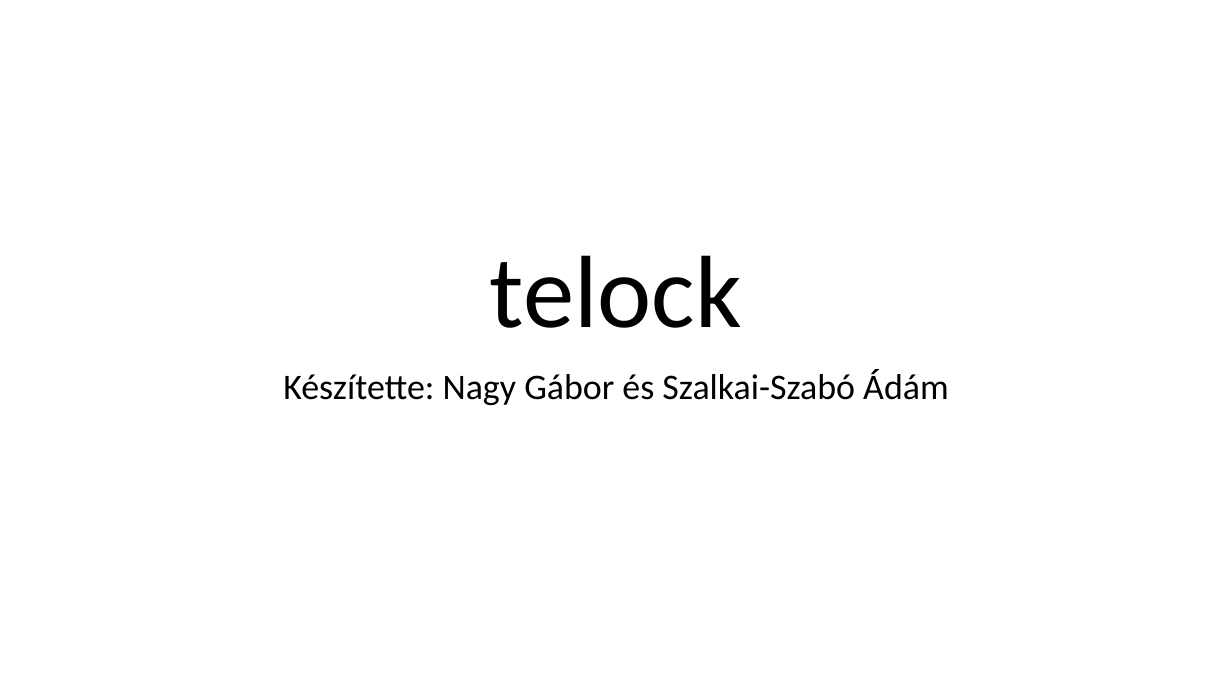
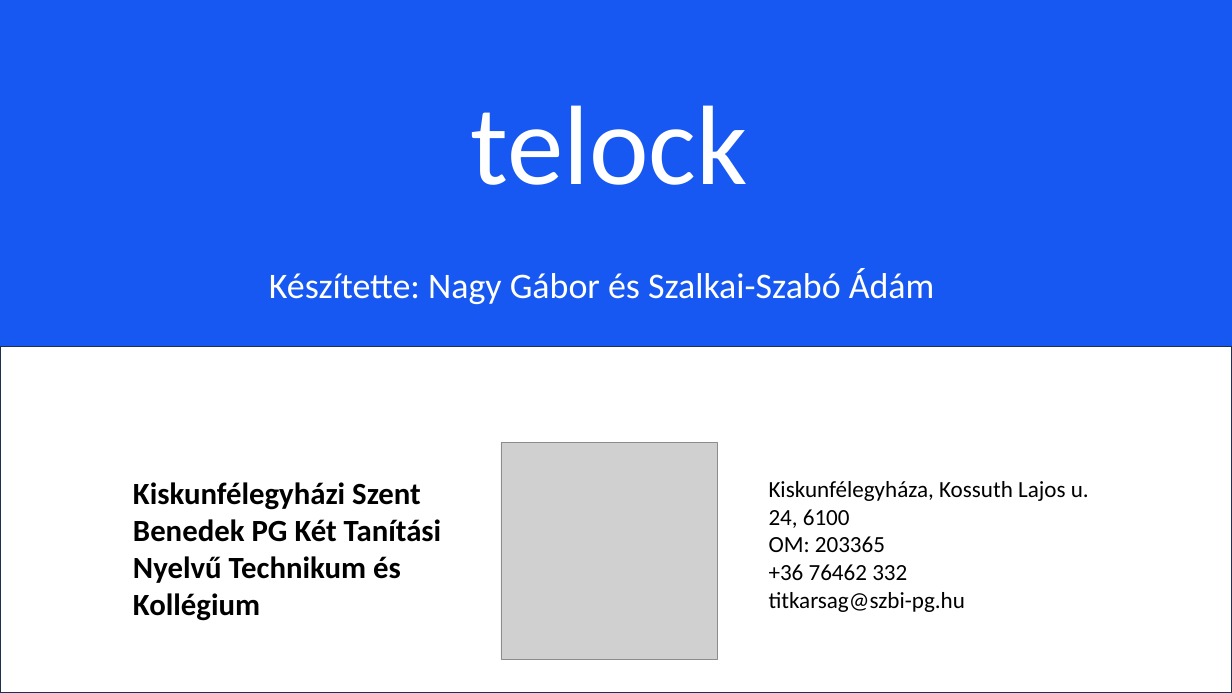
Before and after one commit to nagygabor123/vizsgaremek, a slide deck: slide 1 of Dokumentacio/Eloadas.pptx. Drawn at 1232x693 pixels with LibreOffice and Linux fonts; fonts in the diff are those of the drawing; grey boxes stand for pictures. Boxes give left, top, right and bottom in pixels: in the first picture for what was removed or moved away, otherwise in the second. Text is boxed around its words. In the diff, an @@ line names an element or a change of style, - is before the commit and + after.

```diff
--- a/Dokumentacio/Eloadas.pptx
+++ b/Dokumentacio/Eloadas.pptx
@@ background #FFFFFF to #1758F2 @@
@@ title "telock": place and size @@
-title "telock" at [490, 255, 742, 328]
+title "telock" at [471, 105, 748, 185]
@@ title "telock" at [471, 105, 748, 185]: size 80 to 88 pt, text colour #000000 to #FFFFFF @@
@@ subtitle "Készítette: Nagy Gábor és Szalkai-Szabó ...": place and size @@
-subtitle "Készítette: Nagy Gábor és Szalkai-Szabó ..." at [283, 369, 949, 405]
+subtitle "Készítette: Nagy Gábor és Szalkai-Szabó ..." at [269, 268, 935, 304]
@@ subtitle "Készítette: Nagy Gábor és Szalkai-Szabó ..." at [269, 268, 935, 304]: text colour #000000 to #FFFFFF @@
@@ rectangle added at [0, 347, 1232, 693], fill #FFFFFF, outline #1E3256 1 pt @@
@@ picture added at [501, 443, 717, 659] @@
@@ text added at [133, 482, 442, 621], 24 pt, text #000000, bold @@
+Kiskunfélegyházi Szent Benedek PG Két Tanítási Nyelvű Technikum és Kollégium
@@ text added at [769, 481, 1089, 612], 18 pt, text #000000 @@
+Kiskunfélegyháza, Kossuth Lajos u. 24, 6100
+OM: 203365
++36 76462 332
+titkarsag@szbi-pg.hu
```
Also in this commit, not shown: 2 other slides changed, 3 slides added, 3 slides removed.
